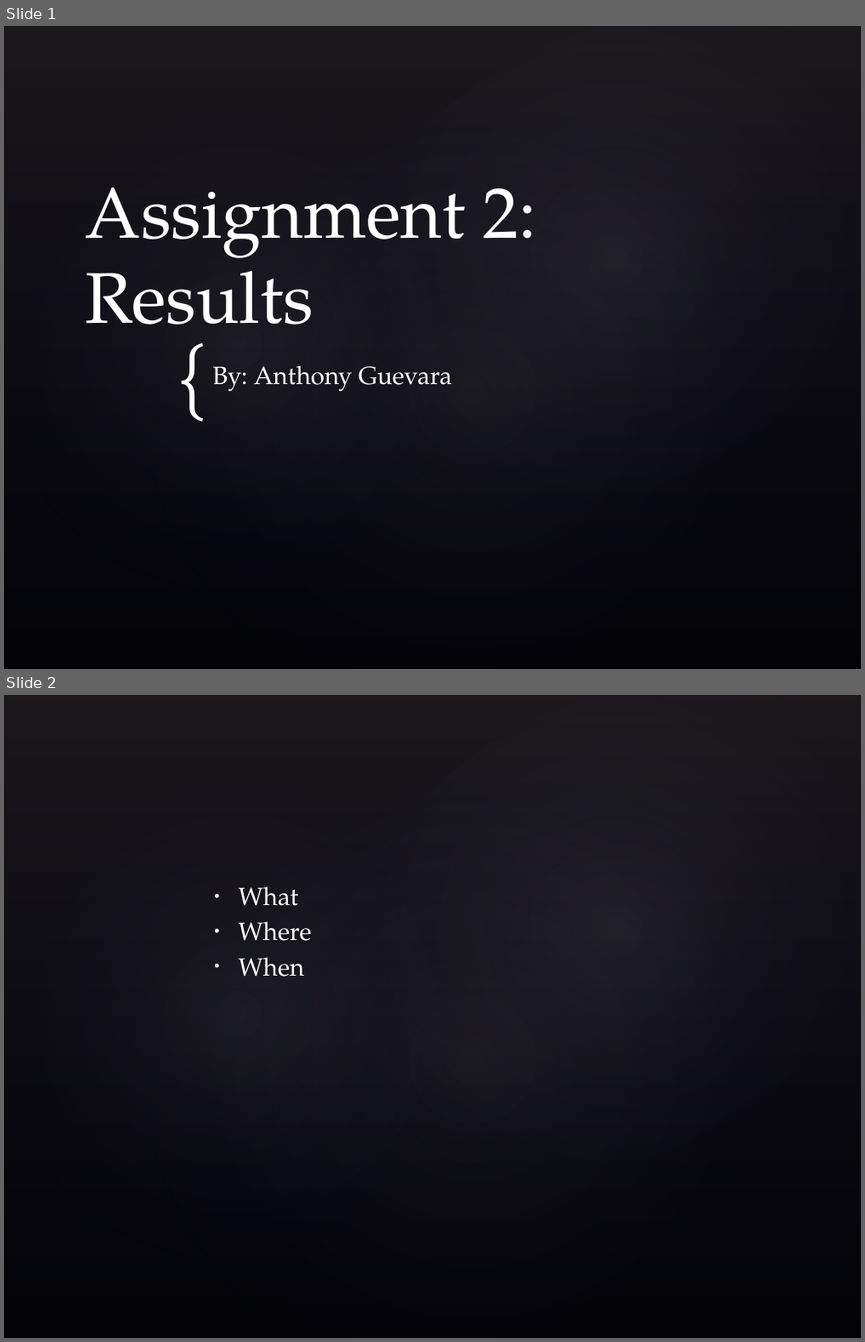
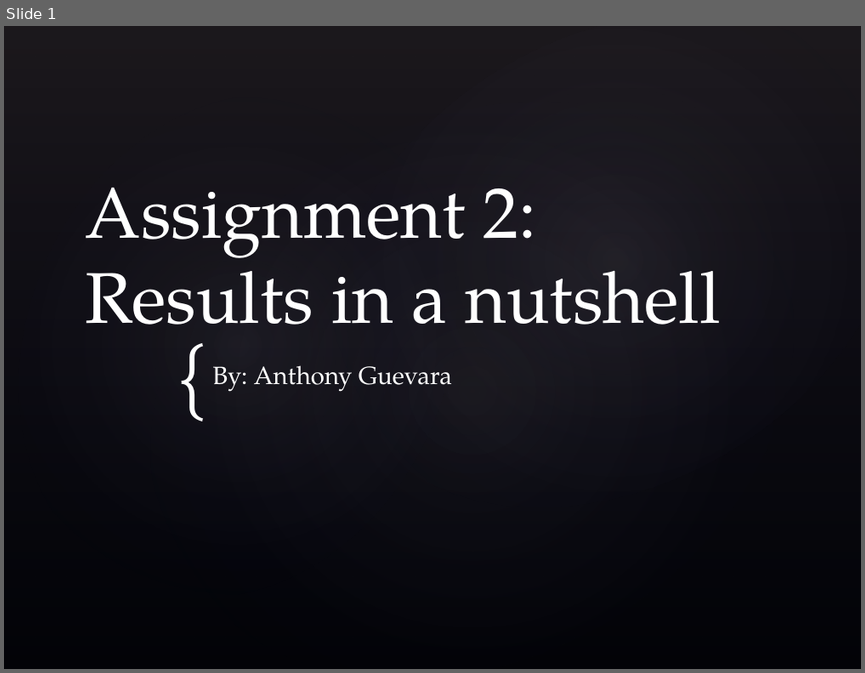
Before and after one commit to zuphu/GriffithUniversity_2014, a slide deck: Network Security/assignments/assignment2/presentation/Presentation.pptx. Shown one above the other, each under a label of ours: slides 1 and 2 before the commit, slide 1 after it. The pictures are 865x1342 and 865x673 pixels, drawn with LibreOffice and Linux fonts; fonts in the diff are those of the drawing; background and template pictures are left out. Boxes give left, top, right and bottom in pixels: in the first picture for what was removed or moved away, otherwise in the second. Text is boxed around its words. In the diff, an @@ line names an element or a change of style, - is before the commit and + after.

```diff
--- a/Network Security/assignments/assignment2/presentation/Presentation.pptx
+++ b/Network Security/assignments/assignment2/presentation/Presentation.pptx
@@ slide 2 removed at [4,695,861,1338], background picture (left out); not listed: 4 template elements that a slide beside it also shows @@
@@ text removed at [239,886,312,976] @@
-• What
-• Where
-• When
@@ slide 1 changed as well @@
@@ title at [86,188,721,350]: text changed @@
-Assignment 2: Results
+Assignment 2: Results in a nutshell
```
Also in this commit, not shown: 16 slides added.
